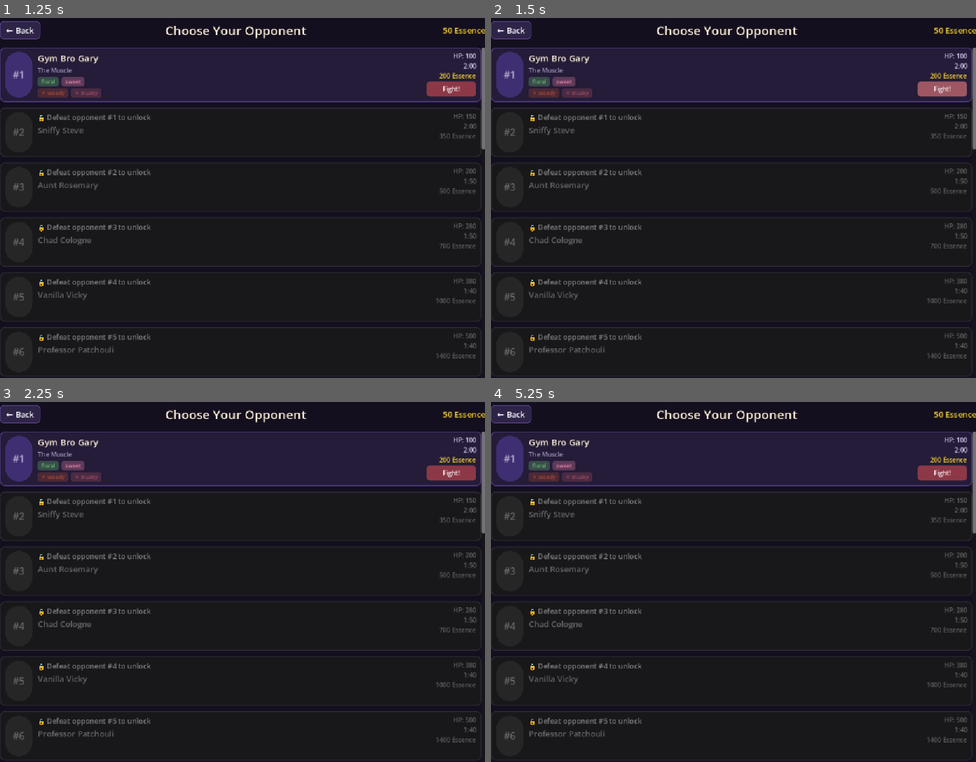
Above: before the commit, frames 1-4 (two rows, left to right).
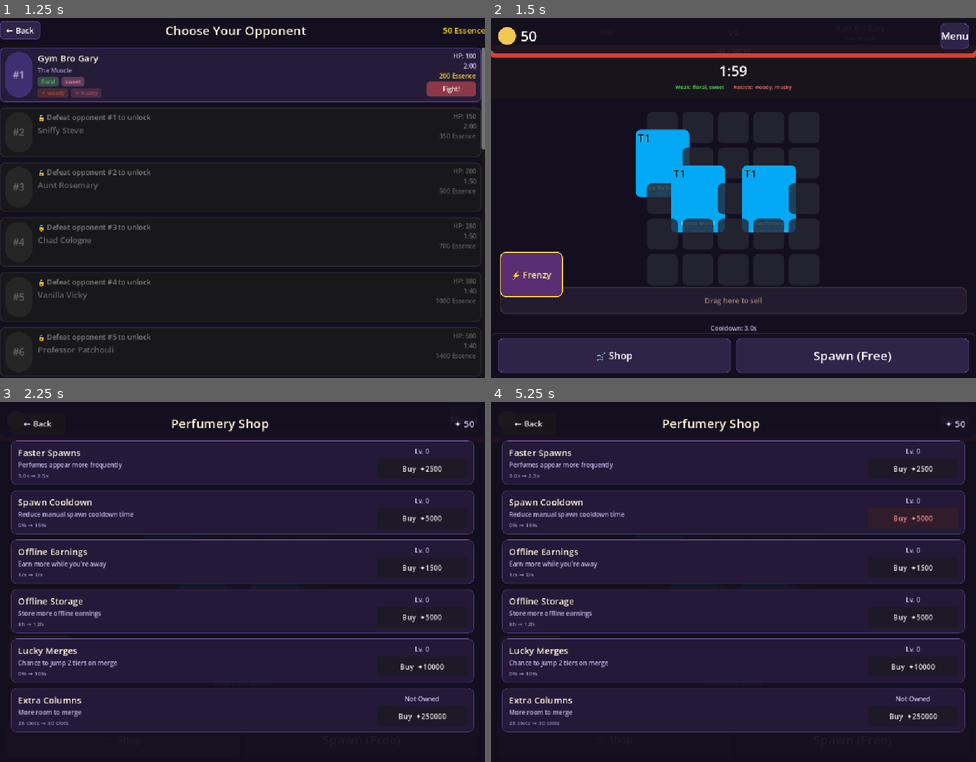
Above: after the commit, the same moments.

Repository: RastinAghighi/PerfumeFusion
Game: Godot game, scene res://scenes/ui/MainMenu.tscn
Same seed, same stepped clock (60 frames per second), same inputs: the game is played once before the commit and once after it.
Inputs (mouse positions are in pixels of both pictures, inside the frame that each line leads up to):
- Up to frame 1 (1.25 s): click "Battle" at 0.5 s
- Up to frame 2 (1.5 s): click "Fight!" at 1.25 s
- Up to frame 3 (2.25 s): click (121, 740) at 2 s, where only the run after the commit has a clickable "🛒 Shop"
- Up to frame 4 (5.25 s): click (854, 740) at 2.75 s, where only the run after the commit has a clickable "Spawn (Free)"; click (529, 657) at 3.5 s, where only the run after the commit has a clickable "⚡ Frenzy"; click (912, 466) at 4.25 s, where only the run after the commit has a clickable "Buy ✦2500"; click (912, 517) at 5 s, where only the run after the commit has a clickable "Buy ✦5000"

Frame 1 is identical in both runs. In frame 2, 36% of the frame differs, in the area x 0-100%, y 0-100%; in frame 3, 57%; in frame 4, 57%.

Commit message:
Add battle scene with health bar, timer, and opponent info

Diff:
--- /dev/null
+++ b/scenes/main/BattleScene.tscn
@@ -0,0 +1,245 @@
+[gd_scene load_steps=7 format=3]
+
+[ext_resource type="Script" path="res://scripts/grid/Grid.gd" id="1_grid"]
+[ext_resource type="PackedScene" uid="uid://b7oyqqgk8105i" path="res://scenes/grid/GridSlot.tscn" id="2_slot"]
+[ext_resource type="Script" path="res://scripts/main/BattleScene.gd" id="3_battle"]
+[ext_resource type="Script" path="res://scripts/grid/SellZone.gd" id="4_sell"]
+
+[sub_resource type="StyleBoxFlat" id="StyleBoxFlat_bg"]
+bg_color = Color(0.08, 0.06, 0.12, 1)
+
+[sub_resource type="StyleBoxFlat" id="StyleBoxFlat_hpbar"]
+bg_color = Color(0.85, 0.25, 0.2, 1)
+corner_radius_top_left = 6
+corner_radius_top_right = 6
+corner_radius_bottom_right = 6
+corner_radius_bottom_left = 6
+
+[node name="BattleScene" type="Control"]
+layout_mode = 3
+anchors_preset = 15
+anchor_right = 1.0
+anchor_bottom = 1.0
+grow_horizontal = 2
+grow_vertical = 2
+script = ExtResource("3_battle")
+
+[node name="Background" type="Panel" parent="."]
+layout_mode = 1
+anchors_preset = 15
+anchor_right = 1.0
+anchor_bottom = 1.0
+grow_horizontal = 2
+grow_vertical = 2
+theme_override_styles/panel = SubResource("StyleBoxFlat_bg")
+
+[node name="BattleHUD" type="PanelContainer" parent="."]
+layout_mode = 1
+anchors_preset = 10
+anchor_right = 1.0
+offset_bottom = 180.0
+grow_horizontal = 2
+
+[node name="VBox" type="VBoxContainer" parent="BattleHUD"]
+layout_mode = 2
+theme_override_constants/separation = 6
+
+[node name="TopMargin" type="Control" parent="BattleHUD/VBox"]
+custom_minimum_size = Vector2(0, 4)
+layout_mode = 2
+
+[node name="OpponentRow" type="HBoxContainer" parent="BattleHUD/VBox"]
+layout_mode = 2
+theme_override_constants/separation = 12
+alignment = 1
+
+[node name="PlayerInfo" type="VBoxContainer" parent="BattleHUD/VBox/OpponentRow"]
+layout_mode = 2
+size_flags_horizontal = 3
+alignment = 1
+
+[node name="YouLabel" type="Label" parent="BattleHUD/VBox/OpponentRow/PlayerInfo"]
+layout_mode = 2
+theme_override_colors/font_color = Color(0.6, 0.85, 1, 1)
+theme_override_font_sizes/font_size = 14
+text = "YOU"
+horizontal_alignment = 1
+
+[node name="VSLabel" type="Label" parent="BattleHUD/VBox/OpponentRow"]
+layout_mode = 2
+theme_override_colors/font_color = Color(1, 0.85, 0.3, 1)
+theme_override_font_sizes/font_size = 20
+text = "VS"
+horizontal_alignment = 1
+vertical_alignment = 1
+
+[node name="OpponentInfo" type="VBoxContainer" parent="BattleHUD/VBox/OpponentRow"]
+layout_mode = 2
+size_flags_horizontal = 3
+alignment = 1
+
+[node name="OpponentName" type="Label" parent="BattleHUD/VBox/OpponentRow/OpponentInfo"]
+layout_mode = 2
+theme_override_colors/font_color = Color(1, 0.55, 0.55, 1)
+theme_override_font_sizes/font_size = 16
+text = "Opponent Name"
+horizontal_alignment = 1
+
+[node name="OpponentTitle" type="Label" parent="BattleHUD/VBox/OpponentRow/OpponentInfo"]
+layout_mode = 2
+theme_override_colors/font_color = Color(0.7, 0.6, 0.8, 1)
+theme_override_font_sizes/font_size = 12
+text = "The Title"
+horizontal_alignment = 1
+
+[node name="HPBar" type="ProgressBar" parent="BattleHUD/VBox"]
+custom_minimum_size = Vector2(0, 28)
+layout_mode = 2
+size_flags_horizontal = 3
+theme_override_styles/fill = SubResource("StyleBoxFlat_hpbar")
+max_value = 1000.0
+value = 1000.0
+show_percentage = false
+
+[node name="HPLabel" type="Label" parent="BattleHUD/VBox/HPBar"]
+layout_mode = 1
+anchors_preset = 15
+anchor_right = 1.0
+anchor_bottom = 1.0
+grow_horizontal = 2
+grow_vertical = 2
+theme_override_colors/font_color = Color(1, 1, 1, 1)
+theme_override_font_sizes/font_size = 14
+text = "1000 / 1000 HP"
+horizontal_alignment = 1
+vertical_alignment = 1
+
+[node name="TimerLabel" type="Label" parent="BattleHUD/VBox"]
+layout_mode = 2
+theme_override_colors/font_color = Color(1, 1, 1, 1)
+theme_override_font_sizes/font_size = 32
+text = "2:00"
+horizontal_alignment = 1
+
+[node name="WeaknessRow" type="HBoxContainer" parent="BattleHUD/VBox"]
+layout_mode = 2
+theme_override_constants/separation = 20
+alignment = 1
+
+[node name="WeakLabel" type="Label" parent="BattleHUD/VBox/WeaknessRow"]
+layout_mode = 2
+theme_override_colors/font_color = Color(0.4, 0.9, 0.4, 1)
+theme_override_font_sizes/font_size = 12
+text = "Weak: floral, sweet"
+
+[node name="ResistLabel" type="Label" parent="BattleHUD/VBox/WeaknessRow"]
+layout_mode = 2
+theme_override_colors/font_color = Color(1, 0.45, 0.45, 1)
+theme_override_font_sizes/font_size = 12
+text = "Resists: woody, musky"
+
+[node name="MarginContainer" type="MarginContainer" parent="."]
+layout_mode = 1
+anchors_preset = 15
+anchor_right = 1.0
+anchor_bottom = 1.0
+grow_horizontal = 2
+grow_vertical = 2
+theme_override_constants/margin_left = 20
+theme_override_constants/margin_top = 20
+theme_override_constants/margin_right = 20
+theme_override_constants/margin_bottom = 20
+
+[node name="VBoxContainer" type="VBoxContainer" parent="MarginContainer"]
+layout_mode = 2
+
+[node name="TopSpacer" type="Control" parent="MarginContainer/VBoxContainer"]
+custom_minimum_size = Vector2(0, 185)
+layout_mode = 2
+
+[node name="Grid" type="GridContainer" parent="MarginContainer/VBoxContainer"]
+layout_mode = 2
+size_flags_horizontal = 4
+size_flags_vertical = 4
+theme_override_constants/h_separation = 10
+theme_override_constants/v_separation = 10
+columns = 5
+script = ExtResource("1_grid")
+
+[node name="GridSlot0" parent="MarginContainer/VBoxContainer/Grid" instance=ExtResource("2_slot")]
+layout_mode = 2
+[node name="GridSlot1" parent="MarginContainer/VBoxContainer/Grid" instance=ExtResource("2_slot")]
+layout_mode = 2
+[node name="GridSlot2" parent="MarginContainer/VBoxContainer/Grid" instance=ExtResource("2_slot")]
+layout_mode = 2
+[node name="GridSlot3" parent="MarginContainer/VBoxContainer/Grid" instance=ExtResource("2_slot")]
+layout_mode = 2
+[node name="GridSlot4" parent="MarginContainer/VBoxContainer/Grid" instance=ExtResource("2_slot")]
+layout_mode = 2
+[node name="GridSlot5" parent="MarginContainer/VBoxContainer/Grid" instance=ExtResource("2_slot")]
+layout_mode = 2
+[node name="GridSlot6" parent="MarginContainer/VBoxContainer/Grid" instance=ExtResource("2_slot")]
+layout_mode = 2
+[node name="GridSlot7" parent="MarginContainer/VBoxContainer/Grid" instance=ExtResource("2_slot")]
+layout_mode = 2
+[node name="GridSlot8" parent="MarginContainer/VBoxContainer/Grid" instance=ExtResource("2_slot")]
+layout_mode = 2
+[node name="GridSlot9" parent="MarginContainer/VBoxContainer/Grid" instance=ExtResource("2_slot")]
+layout_mode = 2
+[node name="GridSlot10" parent="MarginContainer/VBoxContainer/Grid" instance=ExtResource("2_slot")]
+layout_mode = 2
+[node name="GridSlot11" parent="MarginContainer/VBoxContainer/Grid" instance=ExtResource("2_slot")]
+layout_mode = 2
+[node name="GridSlot12" parent="MarginContainer/VBoxContainer/Grid" instance=ExtResource("2_slot")]
+layout_mode = 2
+[node name="GridSlot13" parent="MarginContainer/VBoxContainer/Grid" instance=ExtResource("2_slot")]
+layout_mode = 2
+[node name="GridSlot14" parent="MarginContainer/VBoxContainer/Grid" instance=ExtResource("2_slot")]
+layout_mode = 2
+[node name="GridSlot15" parent="MarginContainer/VBoxContainer/Grid" instance=ExtResource("2_slot")]
+layout_mode = 2
+[node name="GridSlot16" parent="MarginContainer/VBoxContainer/Grid" instance=ExtResource("2_slot")]
+layout_mode = 2
+[node name="GridSlot17" parent="MarginContainer/VBoxContainer/Grid" instance=ExtResource("2_slot")]
+layout_mode = 2
+[node name="GridSlot18" parent="MarginContainer/VBoxContainer/Grid" instance=ExtResource("2_slot")]
+layout_mode = 2
+[node name="GridSlot19" parent="MarginContainer/VBoxContainer/Grid" instance=ExtResource("2_slot")]
+layout_mode = 2
+[node name="GridSlot20" parent="MarginContainer/VBoxContainer/Grid" instance=ExtResource("2_slot")]
+layout_mode = 2
+[node name="GridSlot21" parent="MarginContainer/VBoxContainer/Grid" instance=ExtResource("2_slot")]
+layout_mode = 2
+[node name="GridSlot22" parent="MarginContainer/VBoxContainer/Grid" instance=ExtResource("2_slot")]
+layout_mode = 2
+[node name="GridSlot23" parent="MarginContainer/VBoxContainer/Grid" instance=ExtResource("2_slot")]
+layout_mode = 2
+[node name="GridSlot24" parent="MarginContainer/VBoxContainer/Grid" instance=ExtResource("2_slot")]
+layout_mode = 2
+
+[node name="SellZone" type="Panel" parent="MarginContainer/VBoxContainer"]
+custom_minimum_size = Vector2(0, 60)
+layout_mode = 2
+mouse_filter = 2
+script = ExtResource("4_sell")
+
+[node name="Label" type="Label" parent="MarginContainer/VBoxContainer/SellZone"]
+layout_mode = 1
+anchors_preset = 15
+anchor_right = 1.0
+anchor_bottom = 1.0
+grow_horizontal = 2
+grow_vertical = 2
+theme_override_colors/font_color = Color(0.7, 0.6, 0.5, 0.8)
+theme_override_font_sizes/font_size = 16
+text = "Drag here to sell"
+horizontal_alignment = 1
+vertical_alignment = 1
+
+[node name="BottomSpacer" type="Control" parent="MarginContainer/VBoxContainer"]
+custom_minimum_size = Vector2(0, 110)
+layout_mode = 2
+
+[node name="BGM" type="AudioStreamPlayer" parent="." groups=["bgm"]]
+autoplay = true
+bus = &"Master"
--- a/scripts/data/OpponentManager.gd
+++ b/scripts/data/OpponentManager.gd
@@ -1,6 +1,7 @@
 extends Node
 
 var opponents: Array = []
+var selected_opponent_id: int = -1
 
 
 func _ready() -> void:
--- /dev/null
+++ b/scripts/main/BattleScene.gd
@@ -0,0 +1,150 @@
+extends Control
+
+const HUDScene := preload("res://scenes/ui/HUD.tscn")
+const PerfumeItemScene := preload("res://scenes/grid/PerfumeItem.tscn")
+
+@onready var grid: Node = $MarginContainer/VBoxContainer/Grid
+@onready var sell_zone: Node = $MarginContainer/VBoxContainer/SellZone
+@onready var hp_bar: ProgressBar = $BattleHUD/VBox/HPBar
+@onready var hp_label: Label = $BattleHUD/VBox/HPBar/HPLabel
+@onready var timer_label: Label = $BattleHUD/VBox/TimerLabel
+@onready var opponent_name_label: Label = $BattleHUD/VBox/OpponentRow/OpponentInfo/OpponentName
+@onready var opponent_title_label: Label = $BattleHUD/VBox/OpponentRow/OpponentInfo/OpponentTitle
+@onready var weakness_label: Label = $BattleHUD/VBox/WeaknessRow/WeakLabel
+@onready var resistance_label: Label = $BattleHUD/VBox/WeaknessRow/ResistLabel
+
+var current_opponent: Dictionary = {}
+var opponent_hp: float = 0.0
+var opponent_max_hp: float = 0.0
+var time_remaining: float = 0.0
+var battle_active: bool = false
+
+var _timer_pulse_tween: Tween = null
+
+
+func _ready() -> void:
+	current_opponent = OpponentManager.get_opponent(OpponentManager.selected_opponent_id)
+	if current_opponent.is_empty():
+		push_error("BattleScene: no opponent selected")
+		return
+
+	grid.sell_zone = sell_zone
+	SpawnManager.set_grid(grid)
+	EconomyManager.essence = int(SaveManager.data.get("essence", 0))
+
+	opponent_max_hp = float(current_opponent.get("hp", 100))
+	opponent_hp = opponent_max_hp
+	time_remaining = float(current_opponent.get("time_limit", 120))
+
+	_setup_battle_hud()
+	_spawn_starting_perfumes()
+
+	var hud := HUDScene.instantiate()
+	add_child(hud)
+
+	AudioManager.register_bgm_player($BGM)
+	battle_active = true
+
+
+func _process(delta: float) -> void:
+	if not battle_active:
+		return
+
+	time_remaining -= delta
+	_update_timer_display()
+	_update_hp_display()
+
+	if time_remaining <= 0.0:
+		time_remaining = 0.0
+		_battle_lost()
+	elif opponent_hp <= 0.0:
+		opponent_hp = 0.0
+		_battle_won()
+
+
+func _setup_battle_hud() -> void:
+	opponent_name_label.text = str(current_opponent.get("name", "???"))
+	opponent_title_label.text = str(current_opponent.get("title", ""))
+
+	var weaknesses: Array = current_opponent.get("weakness", [])
+	var resistances: Array = current_opponent.get("resistance", [])
+	weakness_label.text = "Weak: %s" % ", ".join(weaknesses) if weaknesses.size() > 0 else ""
+	resistance_label.text = "Resists: %s" % ", ".join(resistances) if resistances.size() > 0 else ""
+
+	hp_bar.max_value = opponent_max_hp
+	hp_bar.value = opponent_hp
+	_update_hp_display()
+	_update_timer_display()
+
+
+func _update_hp_display() -> void:
+	hp_bar.value = opponent_hp
+	hp_label.text = "%d / %d HP" % [int(max(opponent_hp, 0)), int(opponent_max_hp)]
+
+
+func _update_timer_display() -> void:
+	var t: float = max(time_remaining, 0.0)
+	var minutes: int = int(t) / 60
+	var seconds: int = int(t) % 60
+	timer_label.text = "%d:%02d" % [minutes, seconds]
+
+	if t > 30.0:
+		timer_label.add_theme_color_override("font_color", Color(1, 1, 1, 1))
+		_stop_timer_pulse()
+	elif t > 10.0:
+		timer_label.add_theme_color_override("font_color", Color(1, 0.9, 0.3, 1))
+		_stop_timer_pulse()
+	else:
+		timer_label.add_theme_color_override("font_color", Color(1, 0.3, 0.3, 1))
+		_start_timer_pulse()
+
+
+func _start_timer_pulse() -> void:
+	if _timer_pulse_tween != null and _timer_pulse_tween.is_valid():
+		return
+	_timer_pulse_tween = create_tween().set_loops()
+	_timer_pulse_tween.tween_property(timer_label, "modulate:a", 0.4, 0.3)
+	_timer_pulse_tween.tween_property(timer_label, "modulate:a", 1.0, 0.3)
+
+
+func _stop_timer_pulse() -> void:
+	if _timer_pulse_tween != null and _timer_pulse_tween.is_valid():
+		_timer_pulse_tween.kill()
+		_timer_pulse_tween = null
+	timer_label.modulate.a = 1.0
+
+
+func _spawn_starting_perfumes() -> void:
+	for i in range(3):
+		var empty_slots: Array = grid.get_empty_slots()
+		if empty_slots.is_empty():
+			break
+		var slot = empty_slots[randi() % empty_slots.size()]
+		var perfume_data: Dictionary = DataManager.get_random_perfume(1)
+		if perfume_data.is_empty():
+			continue
+		var item := PerfumeItemScene.instantiate()
+		slot.place_item(item)
+		item.setup(1, perfume_data)
+
+
+func deal_damage(amount: float) -> void:
+	if not battle_active:
+		return
+	opponent_hp -= amount
+	_update_hp_display()
+
+
+func _battle_won() -> void:
+	battle_active = false
+	_stop_timer_pulse()
+
+
+func _battle_lost() -> void:
+	battle_active = false
+	_stop_timer_pulse()
+
+
+func _notification(what: int) -> void:
+	if what == NOTIFICATION_WM_CLOSE_REQUEST or what == NOTIFICATION_EXIT_TREE:
+		SaveManager.set_logout_time()
--- a/scripts/ui/BattleSelect.gd
+++ b/scripts/ui/BattleSelect.gd
@@ -240,7 +240,8 @@
 	var opponent: Dictionary = OpponentManager.get_opponent(opponent_id)
 	if opponent.is_empty():
 		return
-	print("Starting battle against: " + str(opponent["name"]))
+	OpponentManager.selected_opponent_id = opponent_id
+	get_tree().change_scene_to_file("res://scenes/main/BattleScene.tscn")
 
 
 func _on_back() -> void:
